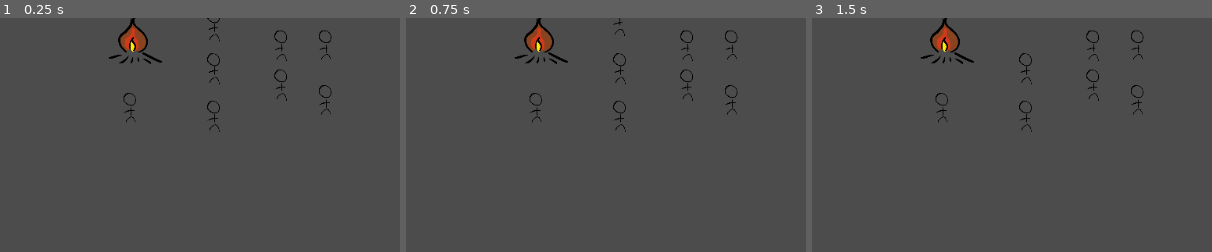
Above: before the commit, frames 1-3 (left to right).
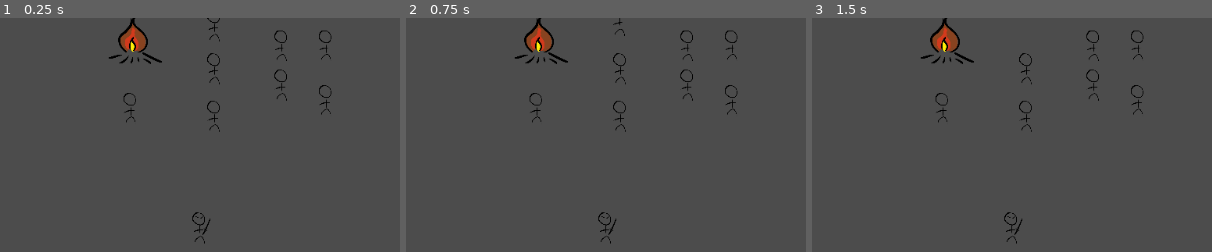
Above: after the commit, the same moments.

Repository: fedzel/pimi-tdogotit
Game: Godot game, scene res://Scenes/World.tscn
Same seed, same stepped clock (60 frames per second), same inputs: the game is played once before the commit and once after it. The engine's default icon, where the game draws it, is replaced by a stand-in: a white triangle on a blue panel in a dark square.
Inputs (mouse positions are % of the whole screen's width and height, from its top left):
- Up to frame 1 (0.25 s): no input
- Up to frame 2 (0.75 s): tap Enter at 0.5 s; move the mouse to (54, 14) at 0.52 s; press the mouse at (54, 14) at 0.53 s
- Up to frame 3 (1.5 s): tap Space at 1.25 s; move the mouse to (30, 55) at 1.27 s; release the mouse at (30, 55) at 1.28 s; tap Middle mouse button (middle_mouse_button) at 1.35 s; click (30, 55) at 1.42 s
The pictures show only the part of the screen within x 29-79%, y 41-91%; the shares and areas given below are measured in that part.

The runs differ from the first frame. In frame 1, 0.1% of the frame differs, in the area x 48-53%, y 82-97%; in frame 2, 0.1%; in frame 3, 0.1%.

Commit message:
World + soldier + villagerlist
World + soldier + villagerlist

Diff:
--- /dev/null
+++ b/Scenes/Soldier.tscn
@@ -0,0 +1,11 @@
+[gd_scene load_steps=3 format=2]
+
+[ext_resource path="res://Scenes/Enemy.tscn" type="PackedScene" id=1]
+[ext_resource path="res://Scripts/Soldier.gd" type="Script" id=2]
+
+[node name="Soldier" index="0" instance=ExtResource( 1 )]
+script = ExtResource( 2 )
+
+[node name="Timer" type="Timer" parent="." index="3"]
+autostart = true
+[connection signal="timeout" from="Timer" to="." method="_on_Timer_timeout"]
--- a/Scenes/World.tscn
+++ b/Scenes/World.tscn
@@ -1,17 +1,18 @@
-[gd_scene load_steps=14 format=2]
+[gd_scene load_steps=15 format=2]
 
 [ext_resource path="res://Scripts/World.gd" type="Script" id=1]
 [ext_resource path="res://Scenes/ExtinguisherEnemy.tscn" type="PackedScene" id=2]
-[ext_resource path="res://Scenes/Bonfire.tscn" type="PackedScene" id=3]
-[ext_resource path="res://Scenes/Tower.tscn" type="PackedScene" id=4]
-[ext_resource path="res://Scenes/Tree.tscn" type="PackedScene" id=5]
-[ext_resource path="res://Scripts/NavigationController.gd" type="Script" id=6]
-[ext_resource path="res://Scenes/Villager.tscn" type="PackedScene" id=7]
-[ext_resource path="res://Scenes/SaboteurEnemy.tscn" type="PackedScene" id=8]
-[ext_resource path="res://Scripts/Camera2D.gd" type="Script" id=9]
-[ext_resource path="res://Scenes/GUI.tscn" type="PackedScene" id=10]
-[ext_resource path="res://Scenes/UI.tscn" type="PackedScene" id=11]
-[ext_resource path="res://Scenes/Mobspawner.tscn" type="PackedScene" id=12]
+[ext_resource path="res://Scenes/SaboteurEnemy.tscn" type="PackedScene" id=3]
+[ext_resource path="res://Scenes/Bonfire.tscn" type="PackedScene" id=4]
+[ext_resource path="res://Scenes/Tower.tscn" type="PackedScene" id=5]
+[ext_resource path="res://Scenes/Tree.tscn" type="PackedScene" id=6]
+[ext_resource path="res://Scripts/NavigationController.gd" type="Script" id=7]
+[ext_resource path="res://Scenes/Villager.tscn" type="PackedScene" id=8]
+[ext_resource path="res://Scenes/Soldier.tscn" type="PackedScene" id=9]
+[ext_resource path="res://Scripts/Camera2D.gd" type="Script" id=10]
+[ext_resource path="res://Scenes/GUI.tscn" type="PackedScene" id=11]
+[ext_resource path="res://Scenes/UI.tscn" type="PackedScene" id=12]
+[ext_resource path="res://Scenes/Mobspawner.tscn" type="PackedScene" id=13]
 
 [sub_resource type="NavigationPolygon" id=1]
 vertices = PoolVector2Array( -321.554, -291.955, 1328.64, -322.068, 1263.81, 802.44, -301.946, 787.073 )
@@ -23,46 +24,47 @@
 ]]
 script = ExtResource( 1 )
 SammuttajaMob = ExtResource( 2 )
+SaboteurMob = ExtResource( 3 )
 
-[node name="Bonfire" parent="." instance=ExtResource( 3 )]
+[node name="Bonfire" parent="." instance=ExtResource( 4 )]
 position = Vector2( 471.98, 272.412 )
 collision_layer = 1
 collision_mask = 1
 
-[node name="Tower" parent="." instance=ExtResource( 4 )]
+[node name="Tower" parent="." instance=ExtResource( 5 )]
 position = Vector2( 281.078, 182.497 )
 
-[node name="Woods" parent="." instance=ExtResource( 5 )]
+[node name="Woods" parent="." instance=ExtResource( 6 )]
 position = Vector2( 553.245, 83.0368 )
 
 [node name="Navigation2D" type="Navigation2D" parent="."]
-script = ExtResource( 6 )
+script = ExtResource( 7 )
 
 [node name="Villagers" type="Node2D" parent="Navigation2D"]
 editor/display_folded = true
 
-[node name="Villager2" parent="Navigation2D/Villagers" instance=ExtResource( 7 )]
+[node name="Villager2" parent="Navigation2D/Villagers" instance=ExtResource( 8 )]
 position = Vector2( 574.569, 257.685 )
 
-[node name="Villager" parent="Navigation2D/Villagers" instance=ExtResource( 7 )]
+[node name="Villager" parent="Navigation2D/Villagers" instance=ExtResource( 8 )]
 position = Vector2( 574.569, 312.709 )
 
-[node name="Villager3" parent="Navigation2D/Villagers" instance=ExtResource( 7 )]
+[node name="Villager3" parent="Navigation2D/Villagers" instance=ExtResource( 8 )]
 position = Vector2( 660.607, 283.285 )
 
-[node name="Villager4" parent="Navigation2D/Villagers" instance=ExtResource( 7 )]
+[node name="Villager4" parent="Navigation2D/Villagers" instance=ExtResource( 8 )]
 position = Vector2( 717.362, 283.285 )
 
-[node name="Villager5" parent="Navigation2D/Villagers" instance=ExtResource( 7 )]
+[node name="Villager5" parent="Navigation2D/Villagers" instance=ExtResource( 8 )]
 position = Vector2( 660.607, 333.59 )
 
-[node name="Villager6" parent="Navigation2D/Villagers" instance=ExtResource( 7 )]
+[node name="Villager6" parent="Navigation2D/Villagers" instance=ExtResource( 8 )]
 position = Vector2( 717.362, 353.59 )
 
-[node name="Villager7" parent="Navigation2D/Villagers" instance=ExtResource( 7 )]
+[node name="Villager7" parent="Navigation2D/Villagers" instance=ExtResource( 8 )]
 position = Vector2( 574.569, 373.59 )
 
-[node name="Villager8" parent="Navigation2D/Villagers" instance=ExtResource( 7 )]
+[node name="Villager8" parent="Navigation2D/Villagers" instance=ExtResource( 8 )]
 position = Vector2( 467.362, 363.59 )
 
 [node name="NavigationPolygonInstance" type="NavigationPolygonInstance" parent="Navigation2D"]
@@ -88,17 +90,20 @@
 [node name="Extinguisher" parent="Navigation2D/Enemies" instance=ExtResource( 2 )]
 position = Vector2( 73.56, 358.106 )
 
-[node name="Saboteur" parent="Navigation2D/Enemies" instance=ExtResource( 8 )]
+[node name="Saboteur" parent="Navigation2D/Enemies" instance=ExtResource( 3 )]
 position = Vector2( 54.0627, 266.338 )
+
+[node name="Soldier" parent="Navigation2D/Enemies" instance=ExtResource( 9 )]
+position = Vector2( 555.699, 516.739 )
 
 [node name="Camera2D" type="Camera2D" parent="."]
 anchor_mode = 0
 current = true
-script = ExtResource( 9 )
+script = ExtResource( 10 )
 
-[node name="GUI" parent="Camera2D" instance=ExtResource( 10 )]
+[node name="GUI" parent="Camera2D" instance=ExtResource( 11 )]
 
-[node name="Control" parent="Camera2D" instance=ExtResource( 11 )]
+[node name="Control" parent="Camera2D" instance=ExtResource( 12 )]
 
-[node name="Mobspawner" parent="." instance=ExtResource( 12 )]
+[node name="Mobspawner" parent="." instance=ExtResource( 13 )]
 position = Vector2( 366.423, 457.104 )
--- a/Scripts/Global/TaskList.gd
+++ b/Scripts/Global/TaskList.gd
@@ -1,4 +1,6 @@
 extends Node
+
+var all_villagers = []
 
 var tasks = []
 
--- /dev/null
+++ b/Scripts/Soldier.gd
@@ -0,0 +1,30 @@
+extends "res://Scripts/Enemy.gd"
+class_name SoldierEnemy
+
+var _hitTimer: float
+var _maxHitTimer = 2
+
+var _target: Vector2
+
+func _ready():
+	self._speed = 50
+	if (TaskList.all_villagers.size() > 0):
+		var target = TaskList.all_villagers[randi()%TaskList.all_villagers.size()].position
+		self.setTarget(target)
+		_target = target
+	_hitTimer = _maxHitTimer
+	pass
+
+func _process(delta):
+	if self.position.distance_to(_target) < Task.TASK_DISTANCE:
+		_hitTimer += delta
+		if _hitTimer > _maxHitTimer:
+			_hitTimer = 0
+			print(_target)
+
+
+#func _on_Timer_timeout():
+#	if (TaskList.all_villagers.size() > 0):
+#		var target = TaskList.all_villagers[randi()%TaskList.all_villagers.size()].position
+#		self.setTarget(target)
+#		_target = target
--- a/Scripts/Villager.gd
+++ b/Scripts/Villager.gd
@@ -5,6 +5,7 @@
 
 func _ready():
 	self._speed = 45
+	TaskList.all_villagers.append(self)
 
 func _process(delta):
 	if _currentTask == null:
--- a/Scripts/World.gd
+++ b/Scripts/World.gd
@@ -1,9 +1,12 @@
 extends Node2D
 
 export (PackedScene) var SammuttajaMob
+export (PackedScene) var SaboteurMob
+export (PackedScene) var SotilasMob
 
 func _ready():
 	MobSpawn.Sammuttaja = SammuttajaMob
 
+
 func spawnSammuttaja():
 	get_node("Navigation2D/Enemies").add_child(MobSpawn.sammuttajamob)
--- a/project.godot
+++ b/project.godot
@@ -34,6 +34,11 @@
 "language": "GDScript",
 "path": "res://Scripts/SaboteurEnemy.gd"
 }, {
+"base": "KinematicBody2D",
+"class": "SoldierEnemy",
+"language": "GDScript",
+"path": "res://Scripts/Soldier.gd"
+}, {
 "base": "Node",
 "class": "Task",
 "language": "GDScript",
@@ -65,6 +70,7 @@
 "Building": "",
 "Mob": "",
 "SaboteurEnemy": "",
+"SoldierEnemy": "",
 "Task": "",
 "Tower": "",
 "Villager": "",
